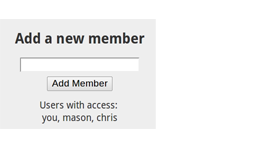
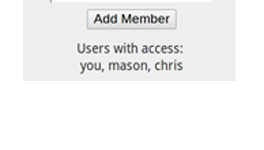
Two versions of the same layered image (w=264, h=150). Layer-by-layer changes:
painted on "Layer 1" over [0, 0, 236, 129]
